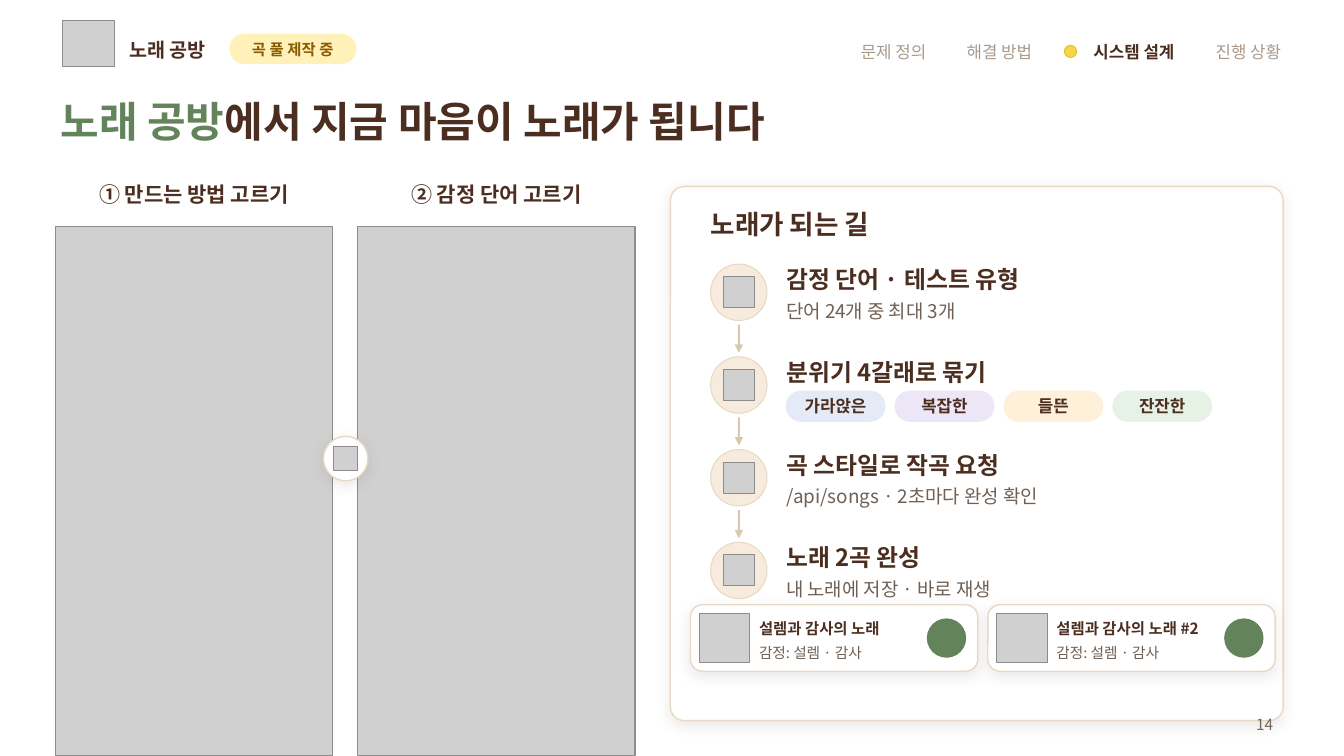
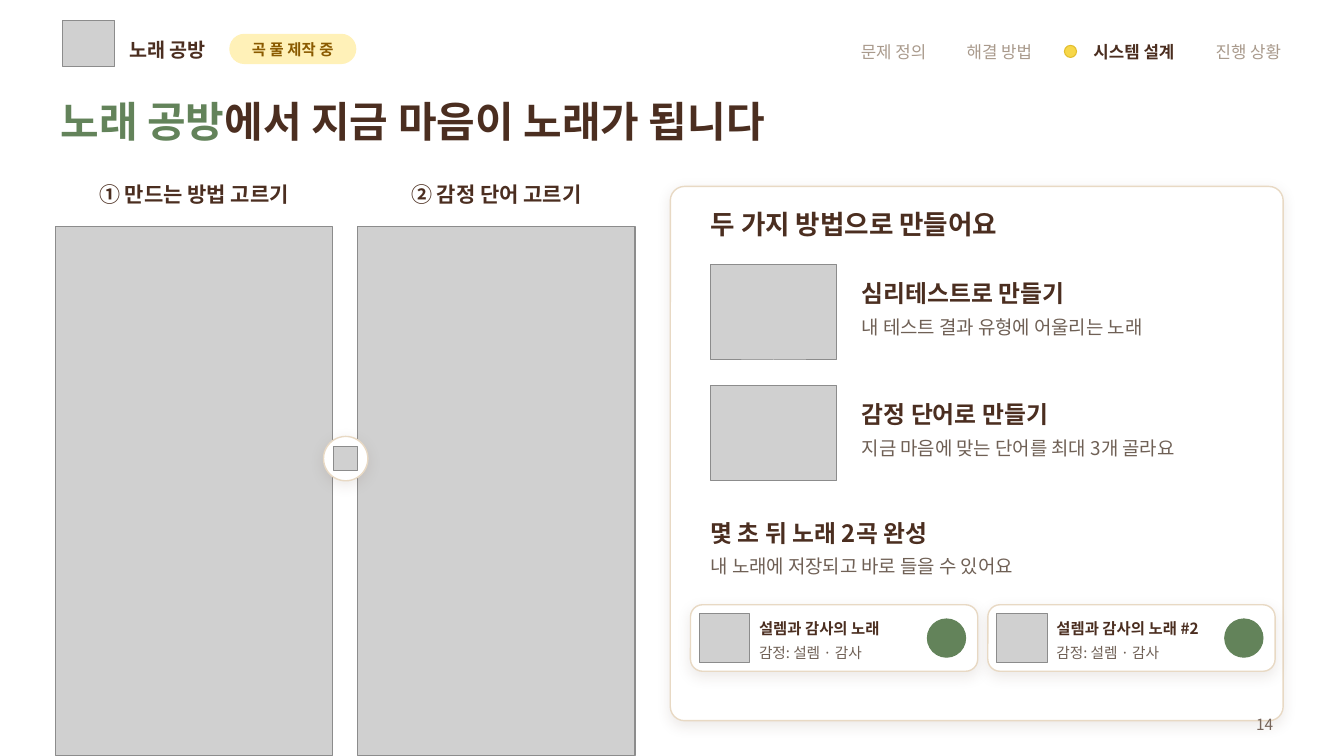
Before and after one commit to Auto-hyun/2026-2-OSSProj-Warmplus-05, a slide deck: slide 14 of doc/2_2_OSSProj_5_웜플러스_중간발표자료.pptx. Drawn at 1344x756 pixels with LibreOffice and Linux fonts; fonts in the diff are those of the drawing; grey boxes stand for pictures; background and template pictures are left out. Boxes give left, top, right and bottom in pixels: in the first picture for what was removed or moved away, otherwise in the second. Text is boxed around its words. In the diff, an @@ line names an element or a change of style, - is before the commit and + after.

Commit message:
중간발표자료 노래 공방 슬라이드 정리: 만드는 방법과 노래 쓰는 곳만 남김

```diff
--- a/doc/2_2_OSSProj_5_웜플러스_중간발표자료.pptx
+++ b/doc/2_2_OSSProj_5_웜플러스_중간발표자료.pptx
@@ text at (711, 211, 998, 237): text changed @@
-노래가 되는 길
+두 가지 방법으로 만들어요
@@ ellipse removed at (711, 264, 767, 321) @@
@@ picture added at (711, 264, 837, 360) @@
@@ picture removed at (724, 277, 755, 309) @@
@@ text added at (862, 282, 1065, 304), 17 pt, text #4B2E20, bold @@
+심리테스트로 만들기
@@ arrow removed from (739, 325) to (739, 353) @@
@@ text removed at (786, 302, 956, 320) @@
-단어 24개 중 최대 3개
@@ text at (862, 318, 1143, 336): text changed; size 17 to 13.5 pt; text colour #4B2E20 to #6F6055; bold off @@
-감정 단어 · 테스트 유형
+내 테스트 결과 유형에 어울리는 노래
@@ ellipse removed at (711, 357, 767, 413) @@
@@ picture added at (711, 385, 837, 481) @@
@@ picture removed at (724, 370, 755, 401) @@
@@ text removed at (786, 361, 987, 383) @@
-분위기 4갈래로 묶기
@@ arrow removed from (739, 417) to (739, 446) @@
@@ rounded rectangle removed at (786, 391, 885, 421) @@
-가라앉은
@@ text added at (862, 403, 1048, 425), 17 pt, text #4B2E20, bold @@
+감정 단어로 만들기
@@ rounded rectangle removed at (895, 391, 994, 421) @@
-복잡한
@@ rounded rectangle removed at (1004, 391, 1103, 421) @@
-들뜬
@@ rounded rectangle removed at (1113, 391, 1212, 421) @@
-잔잔한
@@ text added at (862, 439, 1175, 457), 13.5 pt, text #6F6055 @@
+지금 마음에 맞는 단어를 최대 3개 골라요
@@ ellipse removed at (711, 450, 767, 506) @@
@@ picture removed at (724, 463, 755, 494) @@
@@ text removed at (786, 454, 1000, 476) @@
-곡 스타일로 작곡 요청
@@ text removed at (786, 487, 1038, 508) @@
-/api/songs · 2초마다 완성 확인
@@ text at (711, 522, 927, 544): text changed @@
-노래 2곡 완성
+몇 초 뒤 노래 2곡 완성
@@ arrow removed from (739, 510) to (739, 538) @@
@@ text at (711, 557, 1013, 575): text changed @@
-내 노래에 저장 · 바로 재생
+내 노래에 저장되고 바로 들을 수 있어요
@@ ellipse removed at (711, 542, 767, 599) @@
@@ picture removed at (724, 556, 755, 587) @@
```
Also in this commit, not shown: 1 other slide changed.
